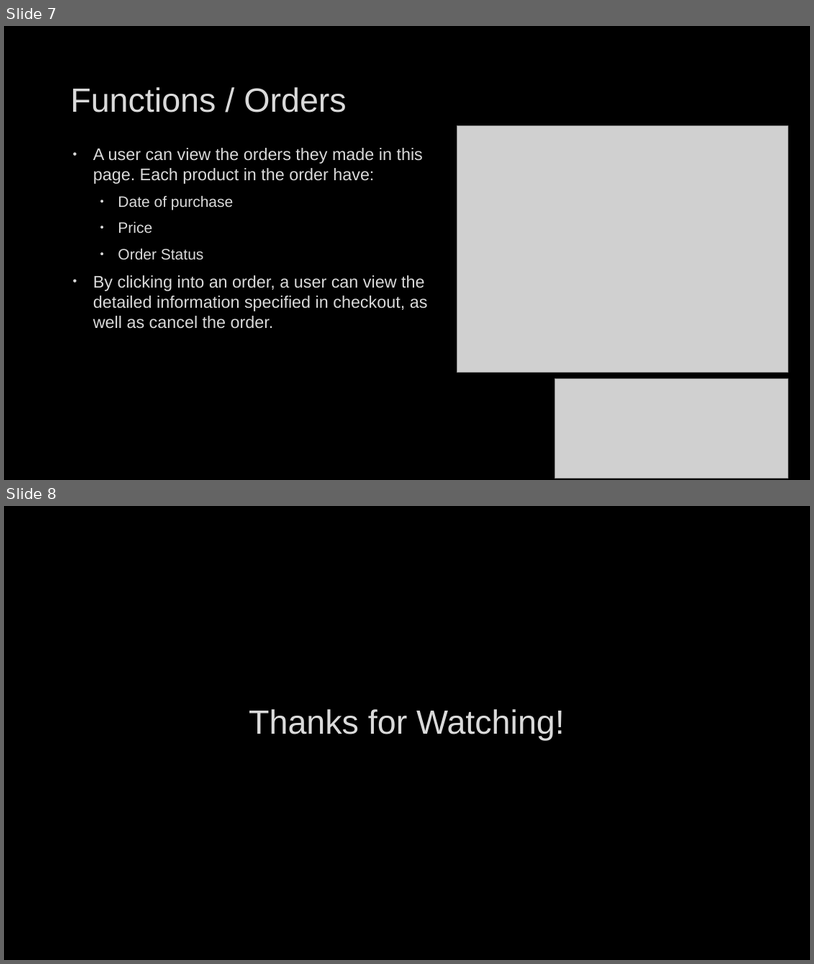
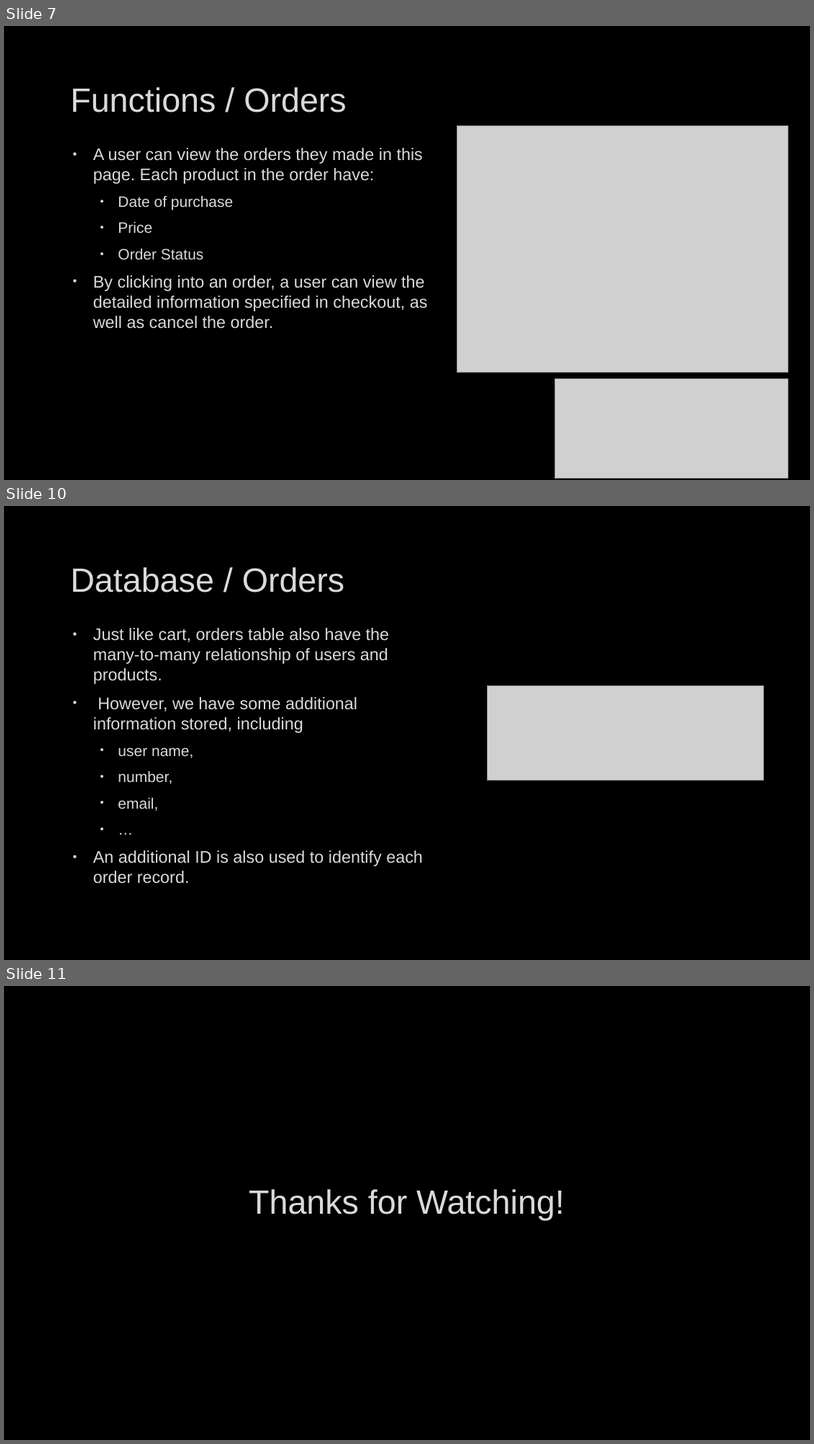
Before and after one commit to YanzhenHuang/CISC3003-Final-Project-Individual, a slide deck: My Project Archive/CISC3003-Project-Assignment.pptx. Shown one above the other, each under a label of ours: slides 7 and 8 before the commit, slides 7, 10 and 11 after it; the slides between them are not shown. The pictures are 814x964 and 814x1444 pixels, drawn with LibreOffice and Linux fonts; fonts in the diff are those of the drawing; grey boxes stand for pictures; background and template pictures are left out. Boxes give left, top, right and bottom in pixels: in the first picture for what was removed or moved away, otherwise in the second. Text is boxed around its words. In the diff, an @@ line names an element or a change of style, - is before the commit and + after.

```diff
--- a/My Project Archive/CISC3003-Project-Assignment.pptx
+++ b/My Project Archive/CISC3003-Project-Assignment.pptx
@@ slide 10 added at <box>4,506,810,960</box>, background picture (left out) @@
@@ title added at <box>70,567,345,592</box>, 40 pt, text #DADADA @@
+Database / Orders
@@ text added at <box>93,628,423,883</box>, 20 pt, text #DADADA @@
+• Just like cart, orders table also have the many-to-many relationship of users and products.
+• However, we have some additional information stored, including
+  • user name,
+  • number,
+  • email,
+  • …
+• An additional ID is also used to identify each order record.
@@ picture added at <box>487,686,764,780</box> @@
@@ what was slide 8 is now slide 11 @@
```
Also in this commit, not shown: 2 other slides added.
